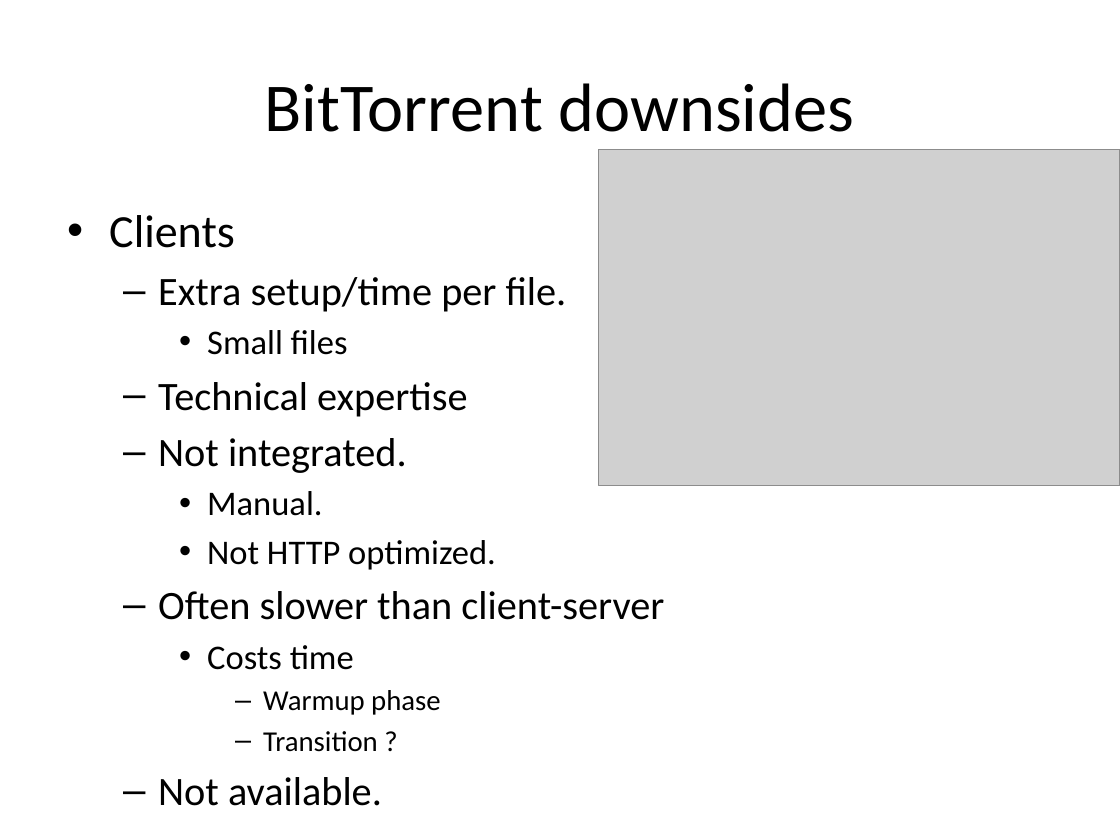
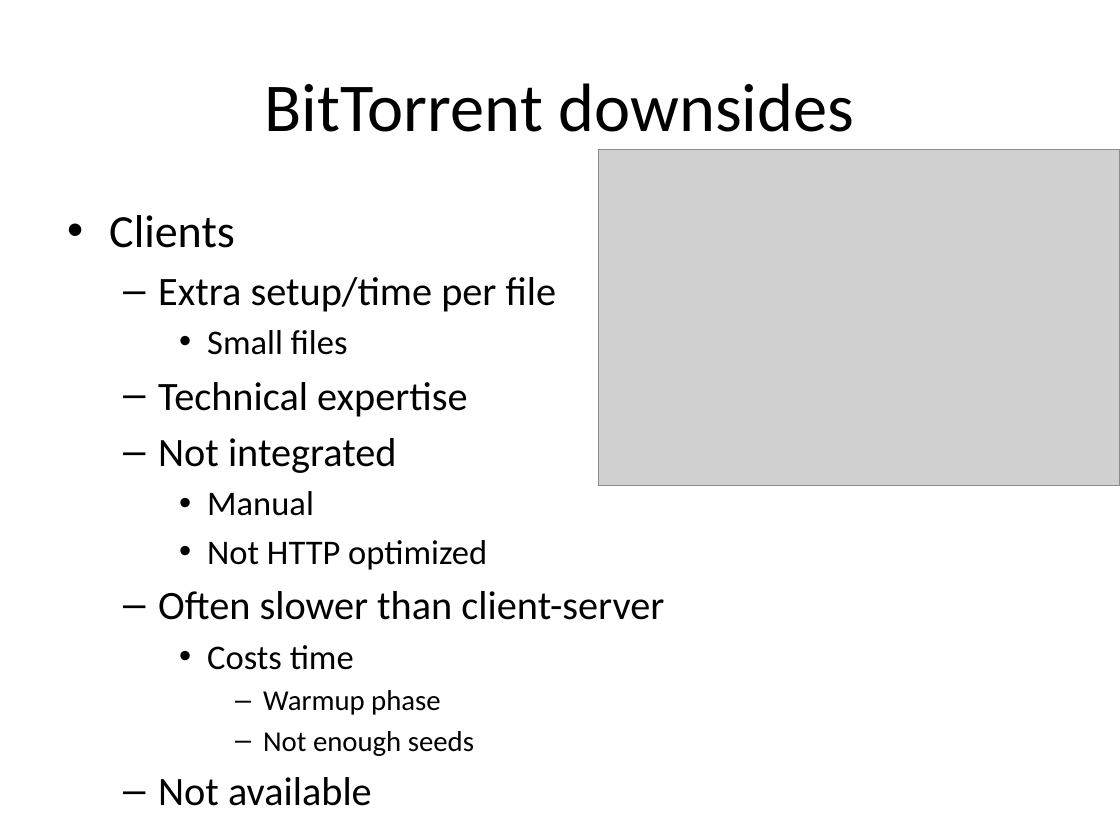
Before and after one commit to rdp/p2pwebclient, a slide deck: slide 9 of thesis_presentation/How to Make the Internet Faster.pptx. Drawn at 1120x840 pixels with LibreOffice and Linux fonts; fonts in the diff are those of the drawing; grey boxes stand for pictures. Boxes give left, top, right and bottom in pixels: in the first picture for what was removed or moved away, otherwise in the second. Text is boxed around its words. In the diff, an @@ line names an element or a change of style, - is before the commit and + after.

```diff
--- a/thesis_presentation/How to Make the Internet Faster.pptx
+++ b/thesis_presentation/How to Make the Internet Faster.pptx
@@ text at box(158, 277, 557, 312): text changed @@
-  – Extra setup/time per file.
+  – Extra setup/time per file
@@ text at box(158, 438, 487, 570): text changed @@
-  – Not integrated.
-    • Manual.
-    • Not HTTP optimized.
+  – Not integrated
+    • Manual
+    • Not HTTP optimized
@@ text at box(263, 731, 474, 756): text changed; size 25.9 to 18.5 pt @@
-      – Transition ?
-  – Not available.
+      – Not enough seeds
+  – Not available
```
Also in this commit, not shown: 21 other slides changed, 1 other file.
